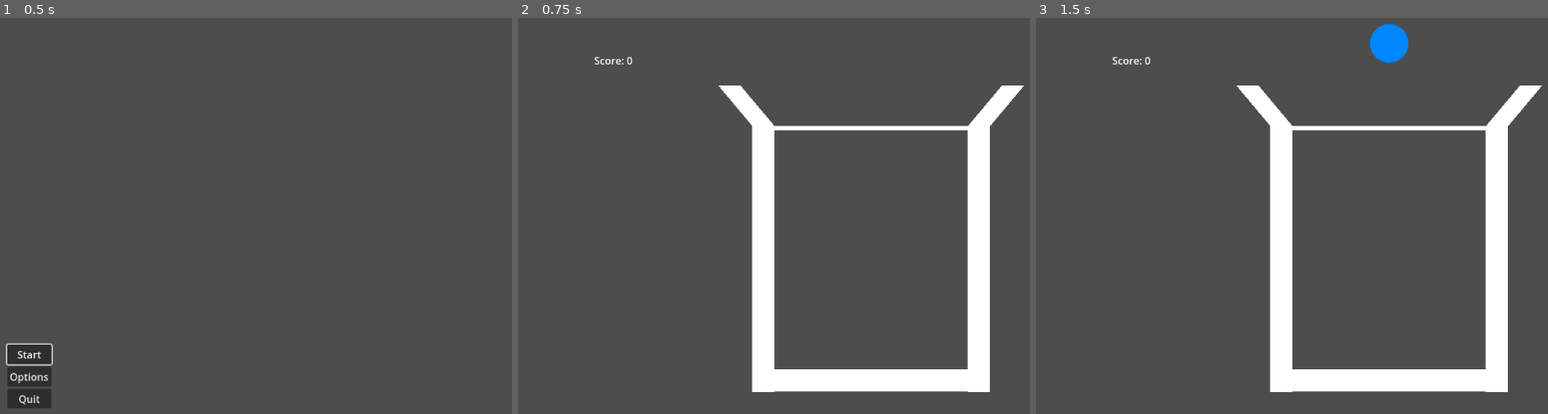
Above: before the commit, frames 1-3 (left to right).
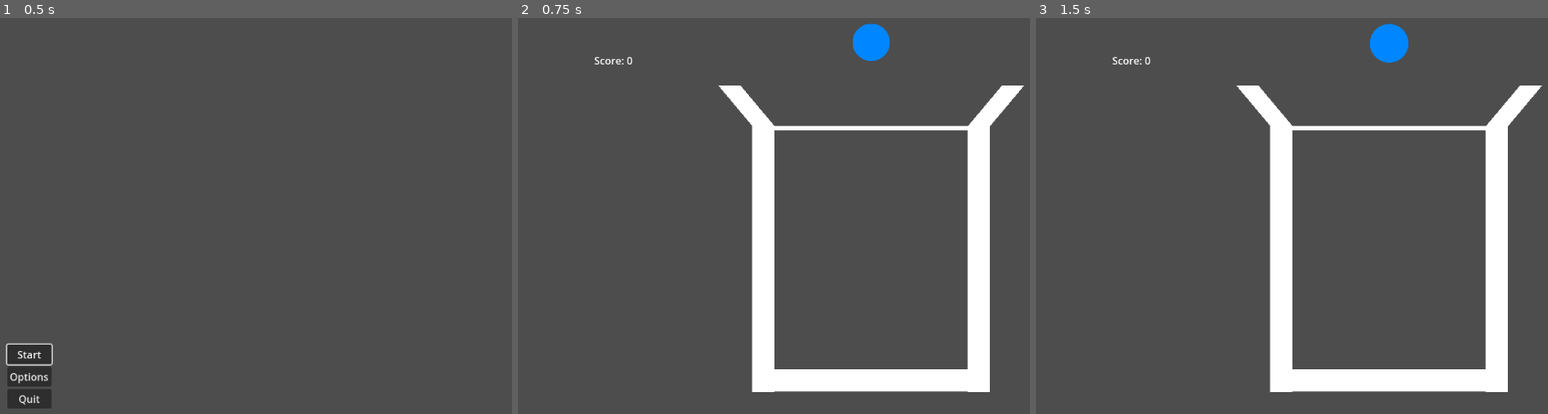
Above: after the commit, the same moments.

Repository: NickParamore/Merge-Game
Game: Godot game, scene res://menu.tscn
Two runs of this game, one before a commit and one after it. Both use one fixed random seed, a clock stepped at 60 frames per second and the inputs below.
Inputs (mouse positions are in pixels of both pictures, inside the frame that each line leads up to):
- Up to frame 1 (0.5 s): no input
- Up to frame 2 (0.75 s): click "Start" at 0.5 s
- Up to frame 3 (1.5 s): tap Enter at 1.25 s; move the mouse to (1389, 188) at 1.27 s; click (1389, 188) at 1.42 s

Frame 1 is identical in both runs. In frame 2, 0.6% of the frame differs, in the area x 65-73%, y 1-11%; in frame 3, nothing differs.

Commit message:
bug fixes

Diff:
--- a/scripts/main.gd
+++ b/scripts/main.gd
@@ -54,6 +54,7 @@
 
 
 func _ready():
+	#Generate the preview ball
 	generate_next_ball_preview()
 	score_label.text = "Score: 0"
 	load_score()
@@ -61,15 +62,20 @@
 	spawn_area.connect("mouse_exited", _on_spawn_area_exited)
 	preview_sprite.hide()  # Hide preview initially
 
-		# Get the spawnable area bounds (adjust these as needed)
+	# Get the spawnable area bounds (adjust these as needed)
 	var spawn_area_rect = spawn_area.get_node("CollisionShape2D").shape.get_rect()
-	spawn_area_left = spawn_area.position.x + spawn_area_rect.position.x
+	spawn_area_left = spawn_area.global_position.x + spawn_area_rect.position.x
 	spawn_area_right = spawn_area_left + spawn_area_rect.size.x
 
-	# Correctly calculate the leftmost boundary of the spawn area
-	var spawn_area_left = spawn_area.global_position.x - spawn_area.get_node("CollisionShape2D").shape.extents.x
-	# Right boundary remains the same, based on CollisionShape2D's extent
-	var spawn_area_right = spawn_area.global_position.x + spawn_area.get_node("CollisionShape2D").shape.extents.x
+	# Calculate the center of the spawnable area
+	var spawn_area_center = (spawn_area_left + spawn_area_right) / 2
+
+	# Set the preview ball to the center of the spawnable area
+	preview_sprite.position = Vector2(spawn_area_center, fixed_spawn_y)
+
+	# Show the preview now
+	preview_sprite.show()
+
 
 func _on_spawn_area_entered():
 	spawn_allowed = true
